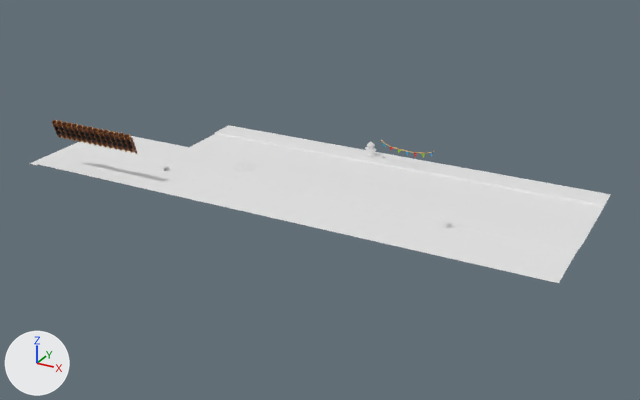
The FBX model Project/ContentsResources/Mesh/Level/Title/TitleLevel.fbx as it was, and as the next commit left it.
Both versions are drawn from a 50 mm lens placed at (0.251, -0.45, 0.202), pointed at (0.017, -0.024, -0.011). Lighting does not change. The marker at lower left points along +X, +Y and +Z. Where no turn or scale is listed for an object, it has been applied to the vertices.

Objects in the first picture: 'Menu Background Baked Mesh-mesh0_0', 'Menu Background Baked Mesh-mesh0_4', 'Menu Background Baked Mesh-mesh0_5', 'Menu Background Baked Mesh-mesh0_6'.
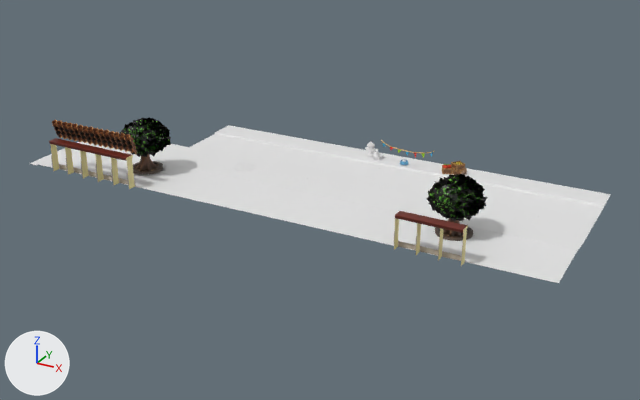
Where the change shows, as pixel boxes [x1, y1, x2, y2] in the pictures (640 x 400 px):
'm_city_tree_01_0.001', added
    after: [427, 173, 488, 222]
'm_city_tree_01_0', added
    after: [120, 117, 171, 157]
'm_city_wall_straight_01_0.007', added
    after: [394, 211, 422, 255]
'm_city_wall_straight_01_0', added (yellow)
    after: [49, 138, 75, 175]
'm_city_wall_straight_01_0.005', added
    after: [438, 220, 468, 266]
'm_city_wall_straight_01_0.006', added (brown)
    after: [415, 216, 444, 261]
'm_city_tree_01_1', added (brown)
    after: [133, 154, 163, 175]
'm_city_wall_straight_01_0.004', added
    after: [110, 151, 135, 189]
'm_city_tree_01_1.001', added
    after: [435, 218, 473, 241]
'm_city_wall_straight_01_0.003', added
    after: [94, 148, 120, 186]
'm_city_wall_straight_01_0.002', added
    after: [79, 145, 104, 182]
'm_city_wall_straight_01_0.001', added
    after: [64, 142, 89, 178]
'm_sk_crate_01_Body_0.001', added
    after: [451, 161, 465, 171]
'm_sk_crate_01_Body_0', added
    after: [442, 165, 453, 174]
'm_sk_crate_01_0.001', added
    after: [453, 168, 467, 175]

Patch to the scene script:
```diff
--- a/Project/ContentsResources/Mesh/Level/Title/TitleLevel.fbx.py
+++ b/Project/ContentsResources/Mesh/Level/Title/TitleLevel.fbx.py
@@ ob_m_city_wall_straight_01_0_001 @@
+ob_m_city_wall_straight_01_0_001 = bpy.data.objects.new('m_city_wall_straight_01_0.001', me_mesh_022)  # 236 vertices, 344 faces; spans x -0.006..0.006, y -0.003..0.0031, z 0.0..0.02; in mat_material_029 (picture img_t_dlc2_wall_01_d_png)
+ob_m_city_wall_straight_01_0_001.location = (-0.1208, -0.0805, -0.0015)
@@ ob_m_city_wall_straight_01_0_002 @@
+ob_m_city_wall_straight_01_0_002 = bpy.data.objects.new('m_city_wall_straight_01_0.002', me_mesh_023)  # 236 vertices, 344 faces; spans x -0.006..0.006, y -0.003..0.0031, z 0.0..0.02; in mat_material_027 (picture img_t_dlc2_wall_01_d_png)
+ob_m_city_wall_straight_01_0_002.location = (-0.1089, -0.0805, -0.0015)
@@ ob_m_city_wall_straight_01_0_003 @@
+ob_m_city_wall_straight_01_0_003 = bpy.data.objects.new('m_city_wall_straight_01_0.003', me_mesh_024)  # 236 vertices, 344 faces; spans x -0.006..0.006, y -0.003..0.0031, z 0.0..0.02; in mat_material_028 (picture img_t_dlc2_wall_01_d_png)
+ob_m_city_wall_straight_01_0_003.location = (-0.097, -0.0805, -0.0015)
@@ ob_m_city_wall_straight_01_0_004 @@
+ob_m_city_wall_straight_01_0_004 = bpy.data.objects.new('m_city_wall_straight_01_0.004', me_mesh_025)  # 236 vertices, 344 faces; spans x -0.006..0.006, y -0.003..0.0031, z 0.0..0.02; in mat_material_026 (picture img_t_dlc2_wall_01_d_png)
+ob_m_city_wall_straight_01_0_004.location = (-0.0851, -0.0805, -0.0015)
@@ ob_m_city_wall_straight_01_0 @@
+ob_m_city_wall_straight_01_0 = bpy.data.objects.new('m_city_wall_straight_01_0', me_mesh_017)  # 236 vertices, 344 faces; spans x -0.006..0.006, y -0.003..0.0031, z 0.0..0.02; in mat_material_030 (picture img_t_dlc2_wall_01_d_png)
+ob_m_city_wall_straight_01_0.location = (-0.1328, -0.0805, -0.0015)
@@ ob_m_city_wall_straight_01_0_005 @@
+ob_m_city_wall_straight_01_0_005 = bpy.data.objects.new('m_city_wall_straight_01_0.005', me_mesh_026)  # 236 vertices, 344 faces; spans x -0.006..0.006, y -0.003..0.0031, z 0.0..0.02; in mat_material_033 (picture img_t_dlc2_wall_01_d_png)
+ob_m_city_wall_straight_01_0_005.location = (0.1198, -0.0776, -0.0016)
@@ ob_m_sk_crate_01_body_0_001 @@
+ob_m_sk_crate_01_body_0_001 = bpy.data.objects.new('m_sk_crate_01_Body_0.001', me_mesh_035)  # 432 vertices, 634 faces; spans x -0.00429..0.00434, y -0.00428..0.00435, z -0.00003..0.00401; in mat_material_020 (picture img_t_sk_crate_01_d_png)
+ob_m_sk_crate_01_body_0_001.location = (0.0812, 0.033, 0.0018)
@@ ob_m_sk_crate_01_body_0 @@
+ob_m_sk_crate_01_body_0 = bpy.data.objects.new('m_sk_crate_01_Body_0', me_mesh_034)  # 432 vertices, 634 faces; spans x -0.00404..0.00412, y -0.00406..0.00409, z -0.00003..0.00401; in mat_material_022 (picture img_t_sk_crate_01_d_png)
+ob_m_sk_crate_01_body_0.location = (0.0746, 0.0323, -0.0017)
@@ ob_m_city_tree_01_1_001 @@
+ob_m_city_tree_01_1_001 = bpy.data.objects.new('m_city_tree_01_1.001', me_mesh_020)  # 1217 vertices, 2120 faces; spans x -0.0103..0.01, y -0.0102..0.0102, z -0.0002..0.0261; in mat_material_005 (picture img_t_city_tree_trunk_01_d_png)
+ob_m_city_tree_01_1_001.location = (0.1091, -0.0458, -0.0015)
@@ ob_m_city_wall_straight_01_0_006 @@
+ob_m_city_wall_straight_01_0_006 = bpy.data.objects.new('m_city_wall_straight_01_0.006', me_mesh_027)  # 236 vertices, 344 faces; spans x -0.006..0.006, y -0.003..0.0031, z 0.0..0.02; in mat_material_032 (picture img_t_dlc2_wall_01_d_png)
+ob_m_city_wall_straight_01_0_006.location = (0.1079, -0.0776, -0.0016)
@@ ob_m_city_wall_straight_01_0_007 @@
+ob_m_city_wall_straight_01_0_007 = bpy.data.objects.new('m_city_wall_straight_01_0.007', me_mesh_028)  # 236 vertices, 344 faces; spans x -0.006..0.006, y -0.003..0.0031, z 0.0..0.02; in mat_material_031 (picture img_t_dlc2_wall_01_d_png)
+ob_m_city_wall_straight_01_0_007.location = (0.096, -0.0776, -0.0016)
@@ ob_m_sk_crate_01_0_001 @@
+ob_m_sk_crate_01_0_001 = bpy.data.objects.new('m_sk_crate_01_0.001', me_mesh_032)  # 640 vertices, 930 faces; spans x -0.00374..0.00376, y -0.00371..0.00379, z -0.00002..0.00383; in mat_material_021 (picture img_t_sk_crate_01_d_png)
+ob_m_sk_crate_01_0_001.location = (0.0822, 0.0336, -0.0018)
@@ ob_m_city_tree_01_0 @@
+ob_m_city_tree_01_0 = bpy.data.objects.new('m_city_tree_01_0', me_mesh_018)  # 1452 vertices, 726 faces; spans x -0.0147..0.0159, y -0.0158..0.0155, z 0.0106..0.0323; in mat_material_007 (picture img_t_city_tree_leaf_01_d_png)
+ob_m_city_tree_01_0.location = (-0.0892, -0.0536, -0.0002)
@@ ob_m_city_tree_01_1 @@
+ob_m_city_tree_01_1 = bpy.data.objects.new('m_city_tree_01_1', me_mesh_019)  # 1217 vertices, 2120 faces; spans x -0.0103..0.01, y -0.0102..0.0102, z -0.0002..0.0261; in mat_material_010 (picture img_t_city_tree_trunk_01_d_png)
+ob_m_city_tree_01_1.location = (-0.0892, -0.0536, -0.0002)
@@ ob_m_city_tree_01_0_001 @@
+ob_m_city_tree_01_0_001 = bpy.data.objects.new('m_city_tree_01_0.001', me_mesh_021)  # 1452 vertices, 726 faces; spans x -0.0147..0.0159, y -0.0158..0.0155, z 0.0106..0.0323; in mat_material_003 (picture img_t_city_tree_leaf_01_d_png)
+ob_m_city_tree_01_0_001.location = (0.1091, -0.0458, -0.0015)
```
